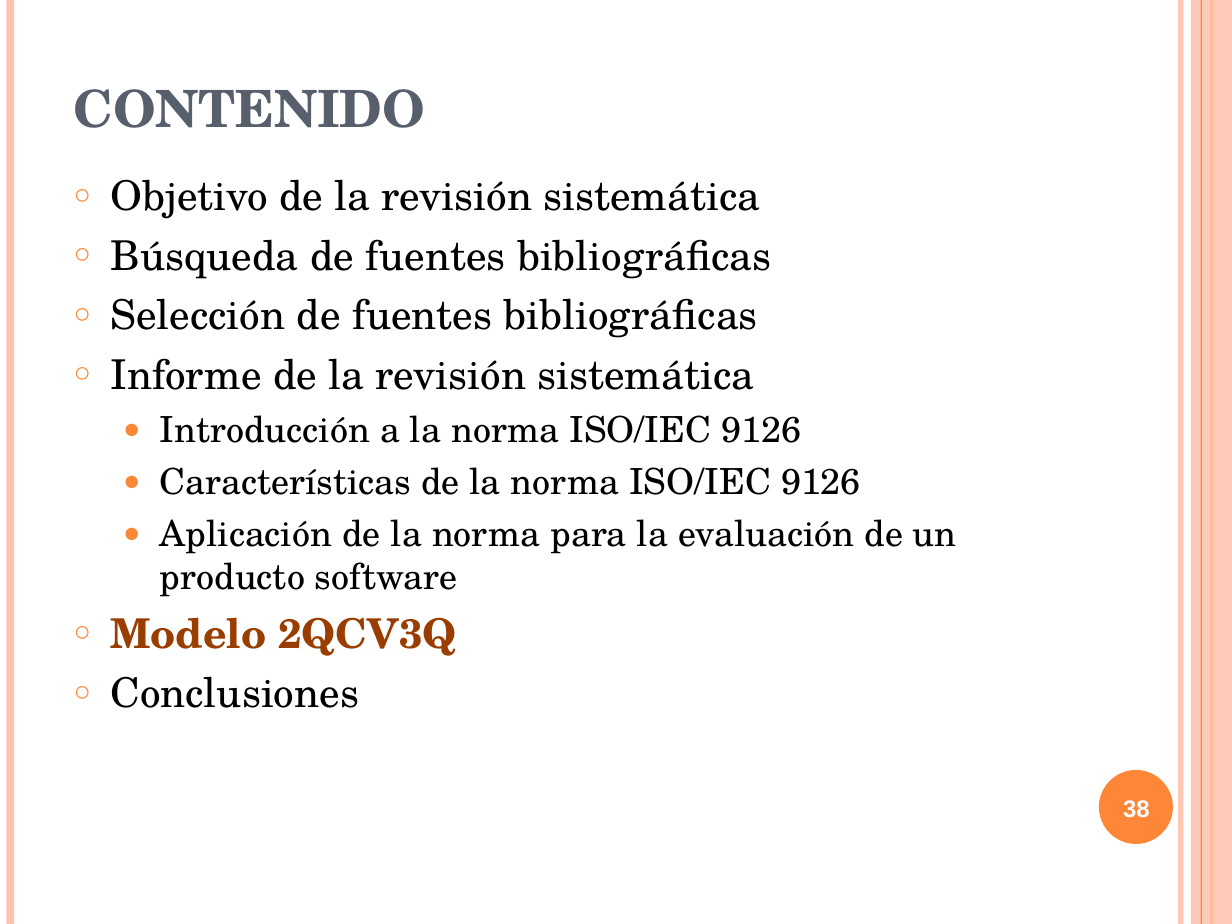
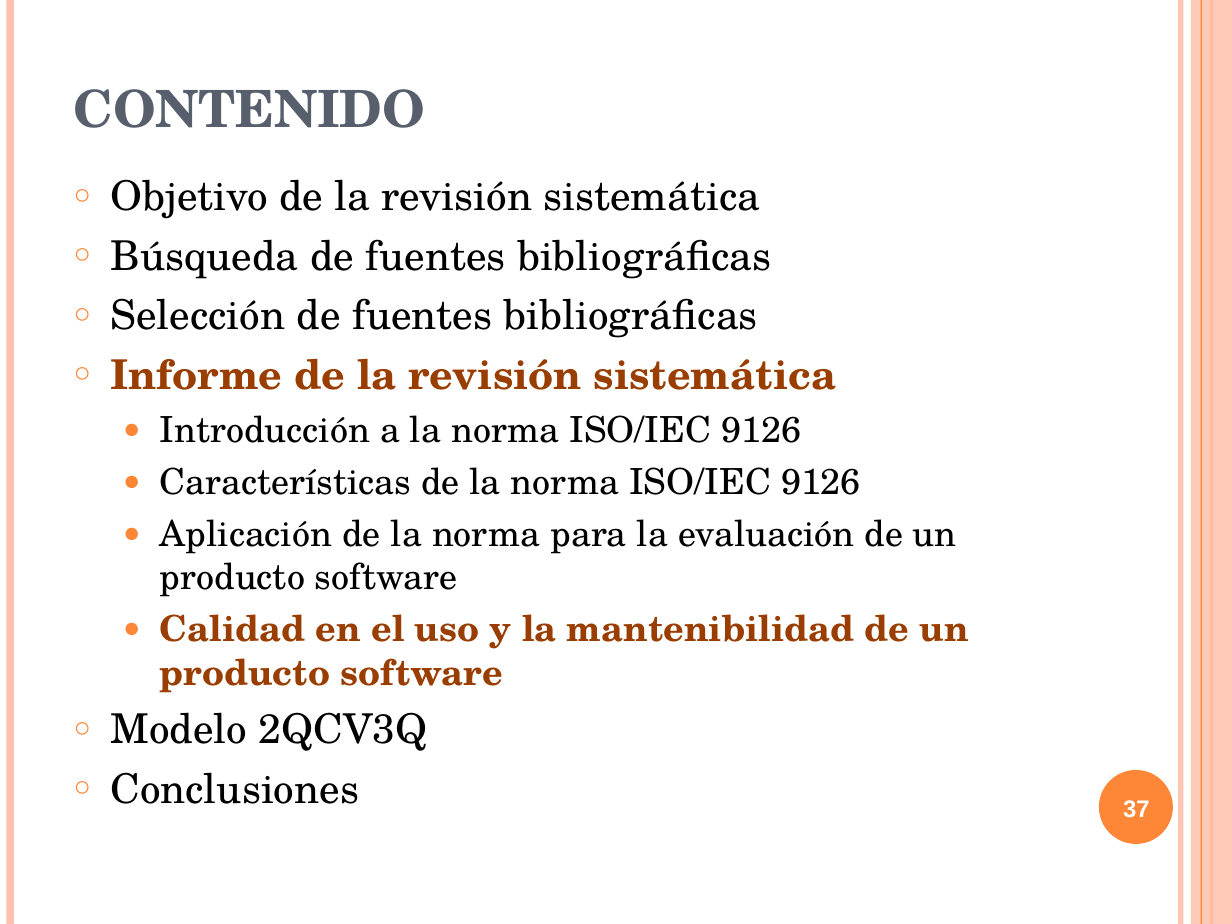
Before and after one commit to txedo/isi-auditoria, a slide deck: slide 37 of calidad/Trabajo/presentacion/presentacionCalidad.ppt (slide 38 before the commit). Drawn at 1232x924 pixels with LibreOffice and Linux fonts; fonts in the diff are those of the drawing. Boxes give left, top, right and bottom in pixels: in the first picture for what was removed or moved away, otherwise in the second. Text is boxed around its words. In the diff, an @@ line names an element or a change of style, - is before the commit and + after.

```diff
--- a/calidad/Trabajo/presentacion/presentacionCalidad.ppt
+++ b/calidad/Trabajo/presentacion/presentacionCalidad.ppt
@@ text at [110, 358, 836, 751]: text colour #000000 to #9A3D01, bold on in "Informe de la revisión sistemática"; text colour #9A3D01 to #000000, bold off in "Modelo 2QCV3Q" @@
@@ text at [160, 614, 969, 693]: paragraph added @@
+  ● Calidad en el uso y la mantenibilidad de un producto software
@@ page number at [1123, 800, 1150, 818]: text changed @@
-38
+37
```
Also in this commit, not shown: 9 other slides changed, 7 slides added, 1 slide removed.
